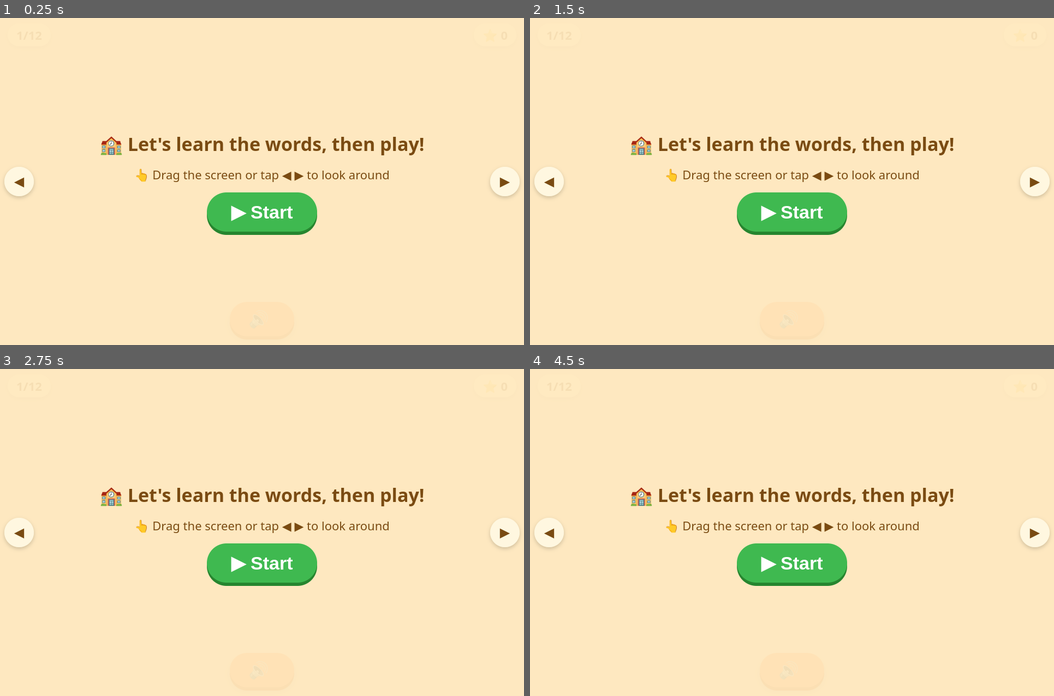
Above: before the commit, frames 1-4 (two rows, left to right).
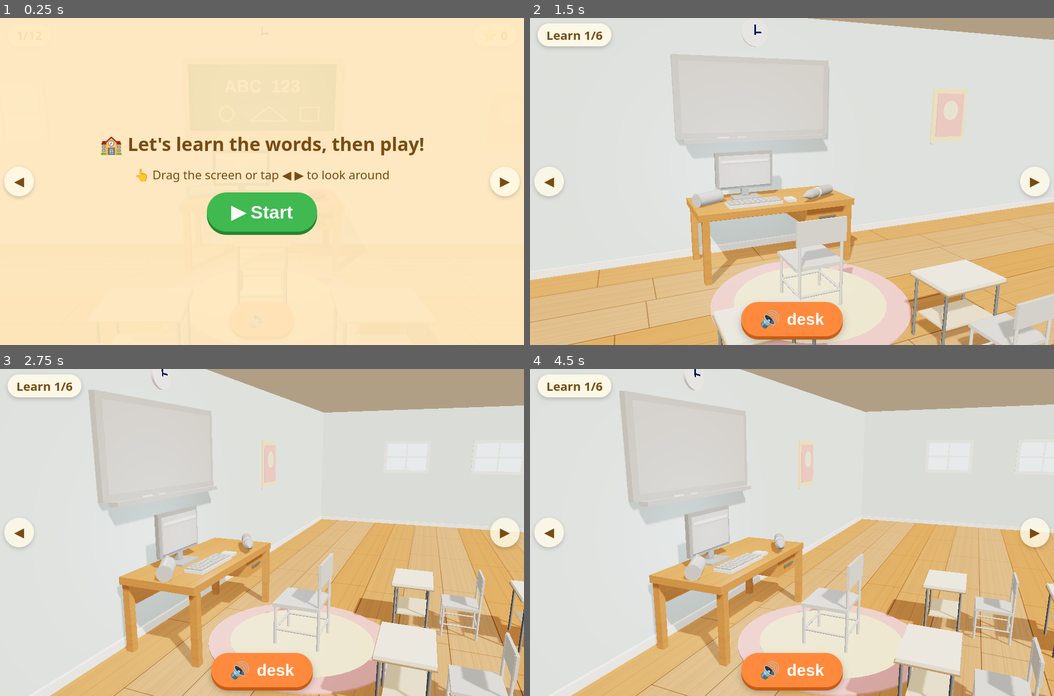
Above: after the commit, the same moments.

Repository: lamchiphuong/roomgame
Game: browser game, page index.html
The game is run twice, just before and just after one commit, with the same random seed, the same clock (stepped at 60 frames per second) and the same inputs.
Inputs (mouse positions are in pixels of both pictures, inside the frame that each line leads up to):
- Up to frame 1 (0.25 s): no input
- Up to frame 2 (1.5 s): click "▶ Start" at 0.27 s; click (792, 214) at 1.07 s; click "▶" at 1.27 s
- Up to frame 3 (2.75 s): click (157, 499) at 1.67 s; click "◀" at 1.87 s; press the mouse at (366, 483) at 2.27 s; release the mouse at (262, 467) at 2.4 s; click "▶" at 2.47 s
- Up to frame 4 (4.5 s): click (870, 597) at 2.87 s; click "◀" at 3.07 s; click (661, 614) at 3.47 s; click "◀" at 3.67 s; press the mouse at (792, 467) at 4.07 s; release the mouse at (739, 646) at 4.2 s; click "▶" at 4.27 s

The runs differ from the first frame. In frame 2, 94% of the frame differs, in the area x 0-100%, y 0-100%; in frame 3, 94%; in frame 4, 94%.
Error before the commit: SyntaxError: Unexpected token ':'

Commit message:
Update index.html

Diff:
--- a/index.html
+++ b/index.html
@@ -46,7 +46,7 @@
 <div id="start"><h1>🏫 Let's learn the words, then play!</h1><p style="margin:0;color:#7a4b12;font-size:22px">👆 Drag the screen or tap ◀ ▶ to look around</p><button id="go">▶ Start</button></div>
 <script src="https://cdnjs.cloudflare.com/ajax/libs/three.js/r128/three.min.js"></script>
 <script>
-const WORDS=["desk","","computer","crayon","board","pencil-case"];
+const WORDS=["desk","chair","computer","crayon","board","pencil-case"];
 const renderer=new THREE.WebGLRenderer({antialias:true});
 renderer.setPixelRatio(Math.min(devicePixelRatio,2));
 renderer.shadowMap.enabled=true;renderer.shadowMap.type=THREE.PCFSoftShadowMap;
@@ -176,7 +176,7 @@
 // game
 let target=null,last=null,score=0,started=false,anim={},round=0,miss=false;const TOTAL=12;
 const $=id=>document.getElementById(id);
-const labels={desk:'desk',:'',computer:'computer',crayon:'crayon'};
+const labels={desk:'desk',chair:'chair',computer:'computer',crayon:'crayon'};
 function speak(w){try{speechSynthesis.cancel();const u=new SpeechSynthesisUtterance(w.replace(/-/g,' '));u.lang='en-US';u.rate=.8;u.pitch=1.2;speechSynthesis.speak(u)}catch(e){}}
 function say(w){let done=false;const fb=()=>{if(!done){done=true;speak(w)}};
  try{const a=new Audio(w+'.mp3');a.onerror=fb;const p=a.play();if(p&&p.catch)p.catch(fb)}catch(e){fb()}}
